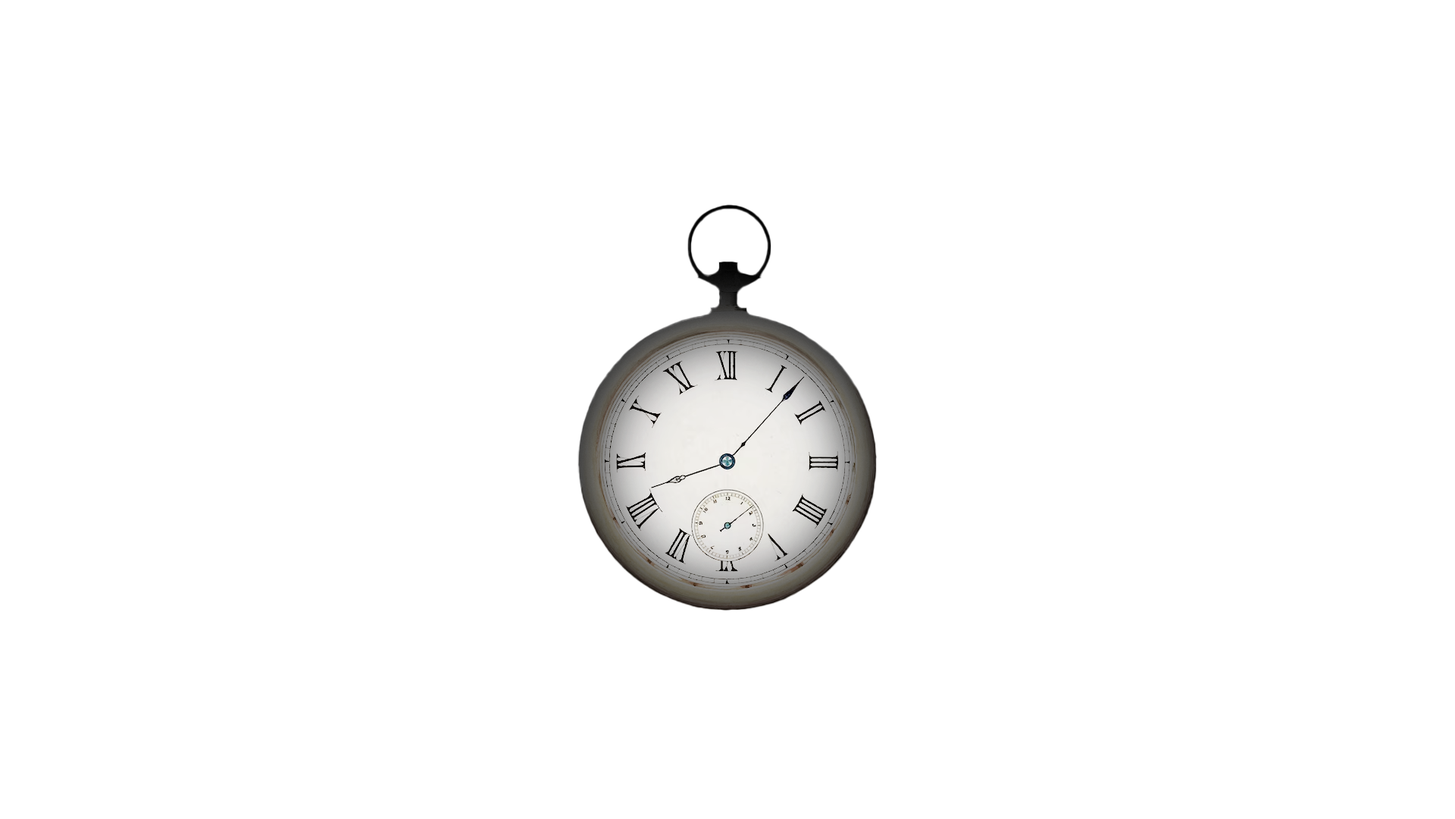
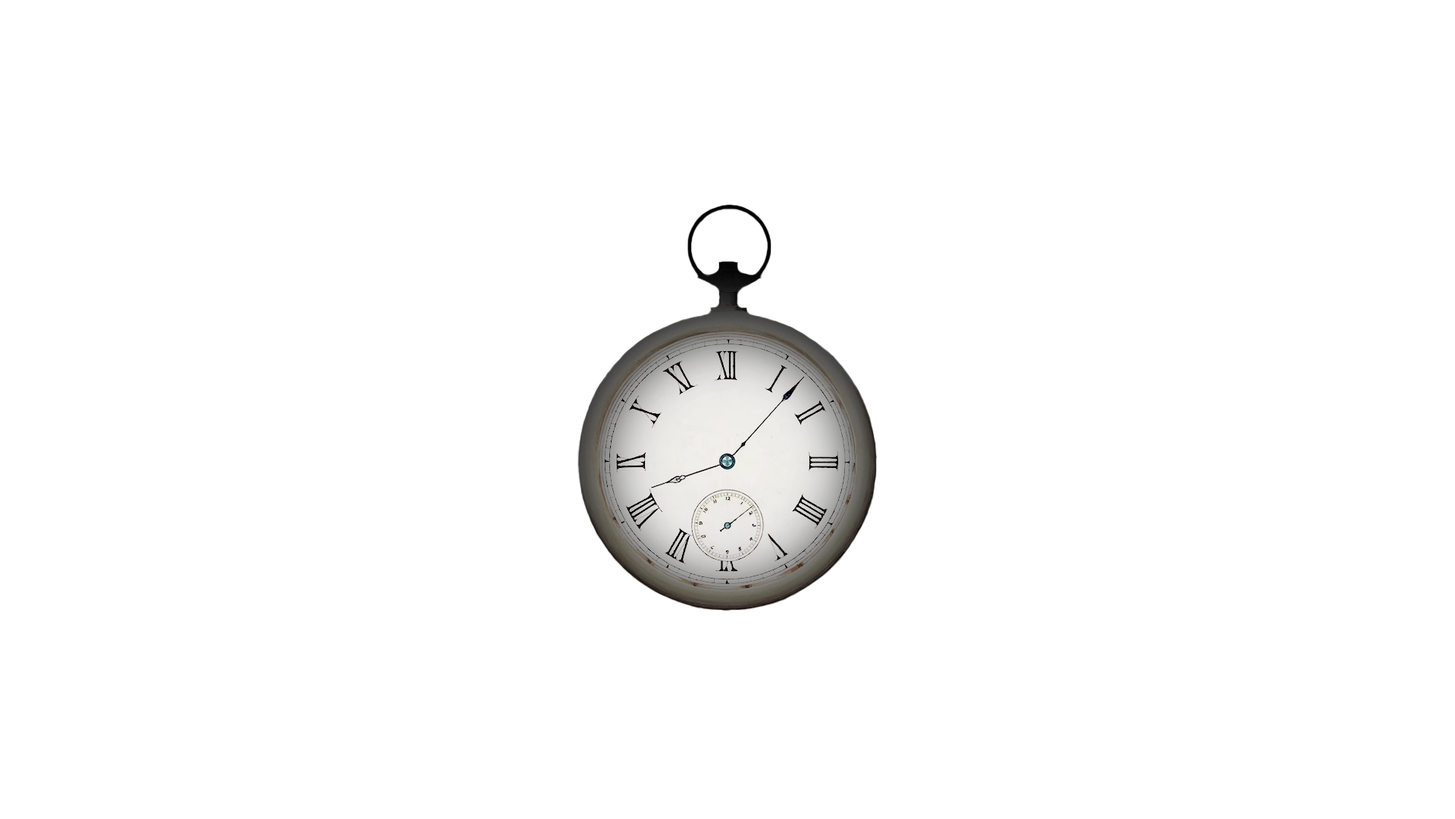
Layered file, before and after one edit (1455px x 819px). Changes by layer:
added layer "Teinte/Saturation 1 (fusionné)" (3rd of 3) above "Teinte/Saturation 1" over [left=577, top=203, right=878, bottom=611]
